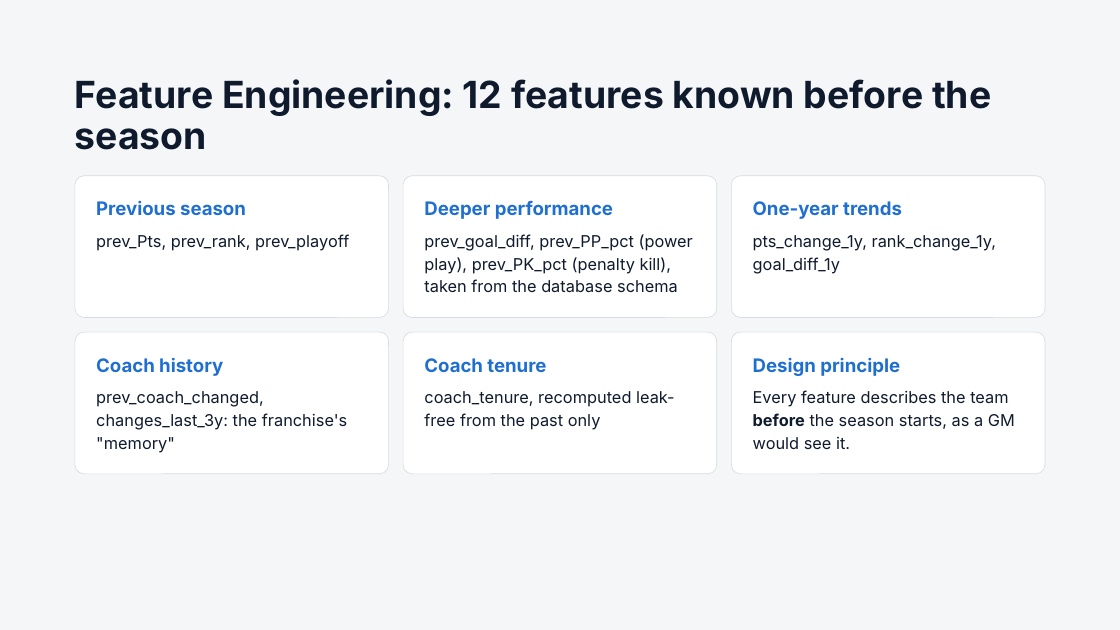
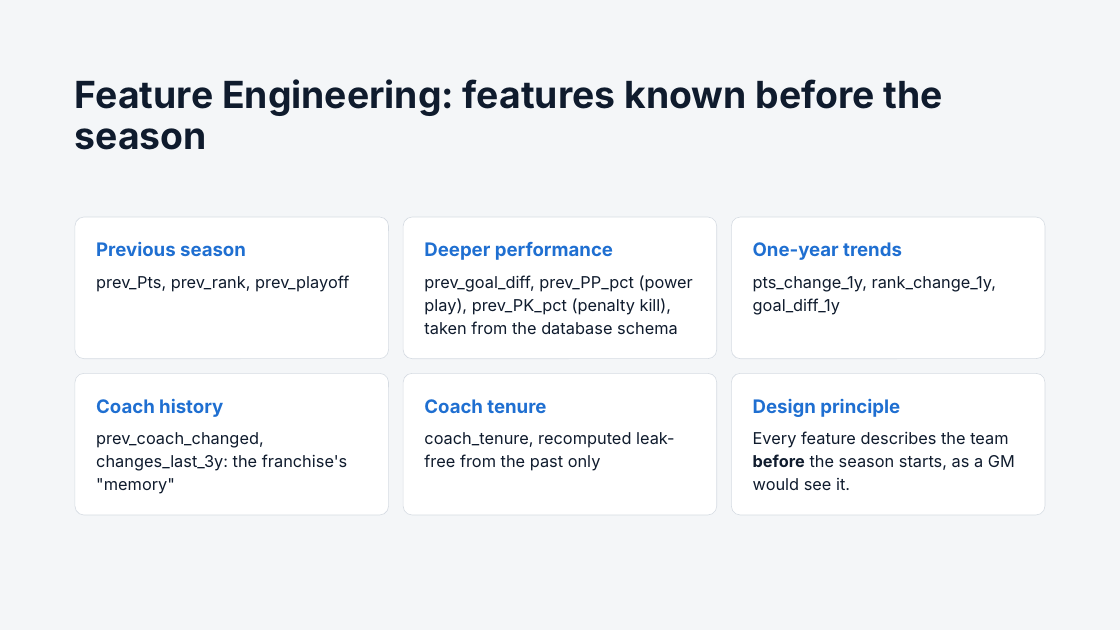
Before and after one commit to Nathan-Pinheiro/AC_hockey_predictions, a slide deck: slide 8 of Predicting NHL Head Coach Changes.pptx (slide 5 before the commit). Drawn at 1120x630 pixels with LibreOffice and Linux fonts; fonts in the diff are those of the drawing. Boxes give left, top, right and bottom in pixels: in the first picture for what was removed or moved away, otherwise in the second. Text is boxed around its words. In the diff, an @@ line names an element or a change of style, - is before the commit and + after.

```diff
--- a/Predicting NHL Head Coach Changes.pptx
+++ b/Predicting NHL Head Coach Changes.pptx
@@ title at bbox=[75, 79, 943, 150]: text changed @@
-Feature Engineering: 12 features known before the season
+Feature Engineering: features known before the season
@@ 12 texts, 6 rounded rectangles: place and size @@
-12 texts, 6 rounded rectangles at bbox=[75, 176, 1045, 474]
+12 texts, 6 rounded rectangles at bbox=[75, 217, 1045, 515]
```
Also in this commit, not shown: 11 other slides changed, 5 slides added, 2 other files.
